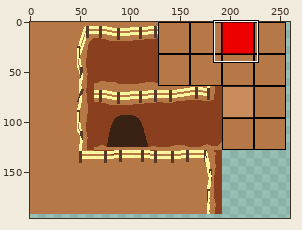
Sprite sheet, stored at Map2.png. The first picture is a wide view before the edit; the outline marks the close-up.
Close-up. Before the commit:
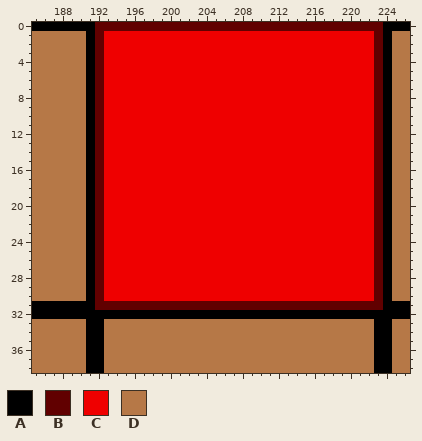
The file is 512x512 pixels. Shown: x 185..226, y 0..38. The wide view leaves out empty margins. The commit also changed other parts of the picture, which this record leaves out.
Palette (. is transparent): A #000000  B #610000  C #ef0000  D #b67847
Pixels before, first column x 185:
 0 AAAAAAABBBBBBBBBBBBBBBBBBBBBBBBBBBBBBBBAAA
 1 DDDDDDABCCCCCCCCCCCCCCCCCCCCCCCCCCCCCCBADD
 2 DDDDDDABCCCCCCCCCCCCCCCCCCCCCCCCCCCCCCBADD
 3 DDDDDDABCCCCCCCCCCCCCCCCCCCCCCCCCCCCCCBADD
 4 DDDDDDABCCCCCCCCCCCCCCCCCCCCCCCCCCCCCCBADD
 5 DDDDDDABCCCCCCCCCCCCCCCCCCCCCCCCCCCCCCBADD
 6 DDDDDDABCCCCCCCCCCCCCCCCCCCCCCCCCCCCCCBADD
 7 DDDDDDABCCCCCCCCCCCCCCCCCCCCCCCCCCCCCCBADD
 8 DDDDDDABCCCCCCCCCCCCCCCCCCCCCCCCCCCCCCBADD
 9 DDDDDDABCCCCCCCCCCCCCCCCCCCCCCCCCCCCCCBADD
10 DDDDDDABCCCCCCCCCCCCCCCCCCCCCCCCCCCCCCBADD
11 DDDDDDABCCCCCCCCCCCCCCCCCCCCCCCCCCCCCCBADD
12 DDDDDDABCCCCCCCCCCCCCCCCCCCCCCCCCCCCCCBADD
13 DDDDDDABCCCCCCCCCCCCCCCCCCCCCCCCCCCCCCBADD
14 DDDDDDABCCCCCCCCCCCCCCCCCCCCCCCCCCCCCCBADD
15 DDDDDDABCCCCCCCCCCCCCCCCCCCCCCCCCCCCCCBADD
16 DDDDDDABCCCCCCCCCCCCCCCCCCCCCCCCCCCCCCBADD
17 DDDDDDABCCCCCCCCCCCCCCCCCCCCCCCCCCCCCCBADD
18 DDDDDDABCCCCCCCCCCCCCCCCCCCCCCCCCCCCCCBADD
19 DDDDDDABCCCCCCCCCCCCCCCCCCCCCCCCCCCCCCBADD
20 DDDDDDABCCCCCCCCCCCCCCCCCCCCCCCCCCCCCCBADD
21 DDDDDDABCCCCCCCCCCCCCCCCCCCCCCCCCCCCCCBADD
22 DDDDDDABCCCCCCCCCCCCCCCCCCCCCCCCCCCCCCBADD
23 DDDDDDABCCCCCCCCCCCCCCCCCCCCCCCCCCCCCCBADD
24 DDDDDDABCCCCCCCCCCCCCCCCCCCCCCCCCCCCCCBADD
25 DDDDDDABCCCCCCCCCCCCCCCCCCCCCCCCCCCCCCBADD
26 DDDDDDABCCCCCCCCCCCCCCCCCCCCCCCCCCCCCCBADD
27 DDDDDDABCCCCCCCCCCCCCCCCCCCCCCCCCCCCCCBADD
28 DDDDDDABCCCCCCCCCCCCCCCCCCCCCCCCCCCCCCBADD
29 DDDDDDABCCCCCCCCCCCCCCCCCCCCCCCCCCCCCCBADD
30 DDDDDDABCCCCCCCCCCCCCCCCCCCCCCCCCCCCCCBADD
31 AAAAAAABBBBBBBBBBBBBBBBBBBBBBBBBBBBBBBBAAA
32 AAAAAAAAAAAAAAAAAAAAAAAAAAAAAAAAAAAAAAAAAA
33 DDDDDDAADDDDDDDDDDDDDDDDDDDDDDDDDDDDDDAADD
34 DDDDDDAADDDDDDDDDDDDDDDDDDDDDDDDDDDDDDAADD
35 DDDDDDAADDDDDDDDDDDDDDDDDDDDDDDDDDDDDDAADD
36 DDDDDDAADDDDDDDDDDDDDDDDDDDDDDDDDDDDDDAADD
37 DDDDDDAADDDDDDDDDDDDDDDDDDDDDDDDDDDDDDAADD
38 DDDDDDAADDDDDDDDDDDDDDDDDDDDDDDDDDDDDDAADD
After:
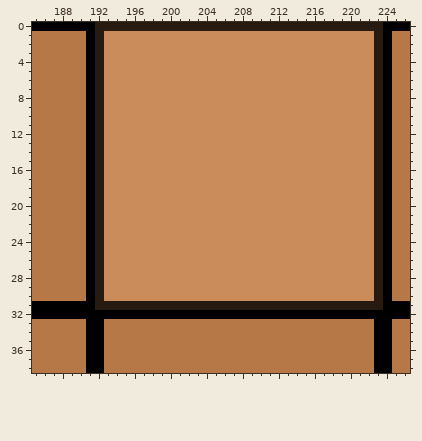
What changed:
Colour B changes from #610000 to #261a11.
Colour C changes from #ef0000 to #ca8c5b.
Boxes around the changes in both close-ups, in picture pixels (x1, y1, x2, y2):
changed: (95, 22, 383, 310)
